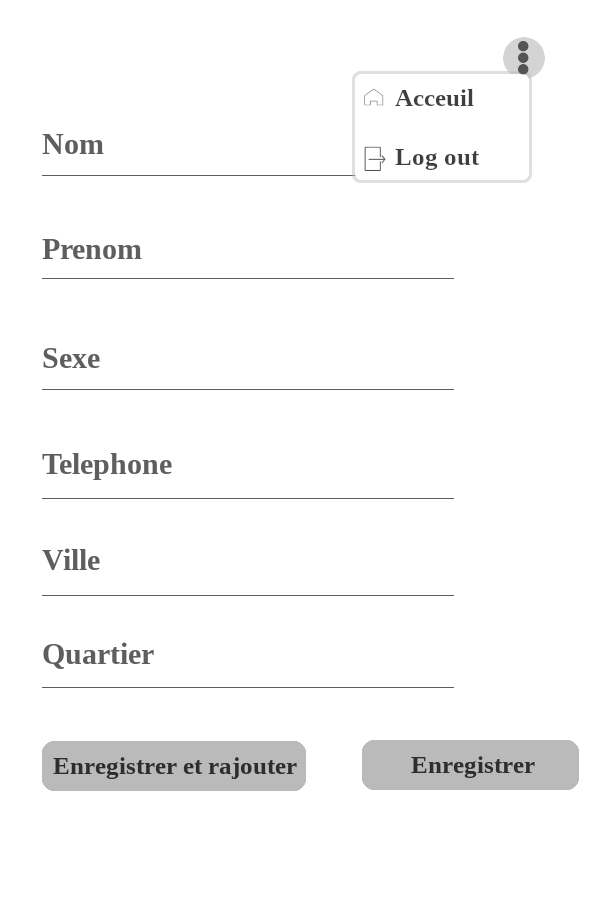
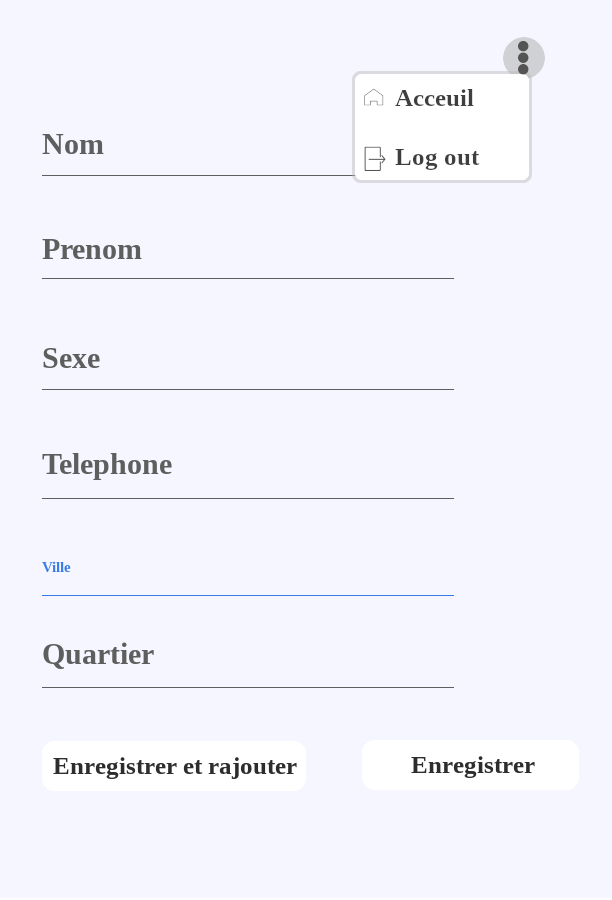
Before/after of a w=612, h=900 layered artwork. What changed in the layer stack:
painted on "Ville" over (x1=42, y1=548, x2=100, y2=572)
painted on "Copie de Copie de Copie de Copie de barre" over (x1=42, y1=595, x2=454, y2=596)
painted on "cadre #1" over (x1=362, y1=740, x2=579, y2=790)
painted on "cadre" over (x1=42, y1=741, x2=306, y2=791)
painted on "cote_fonction" over (x1=0, y1=0, x2=612, y2=898)
